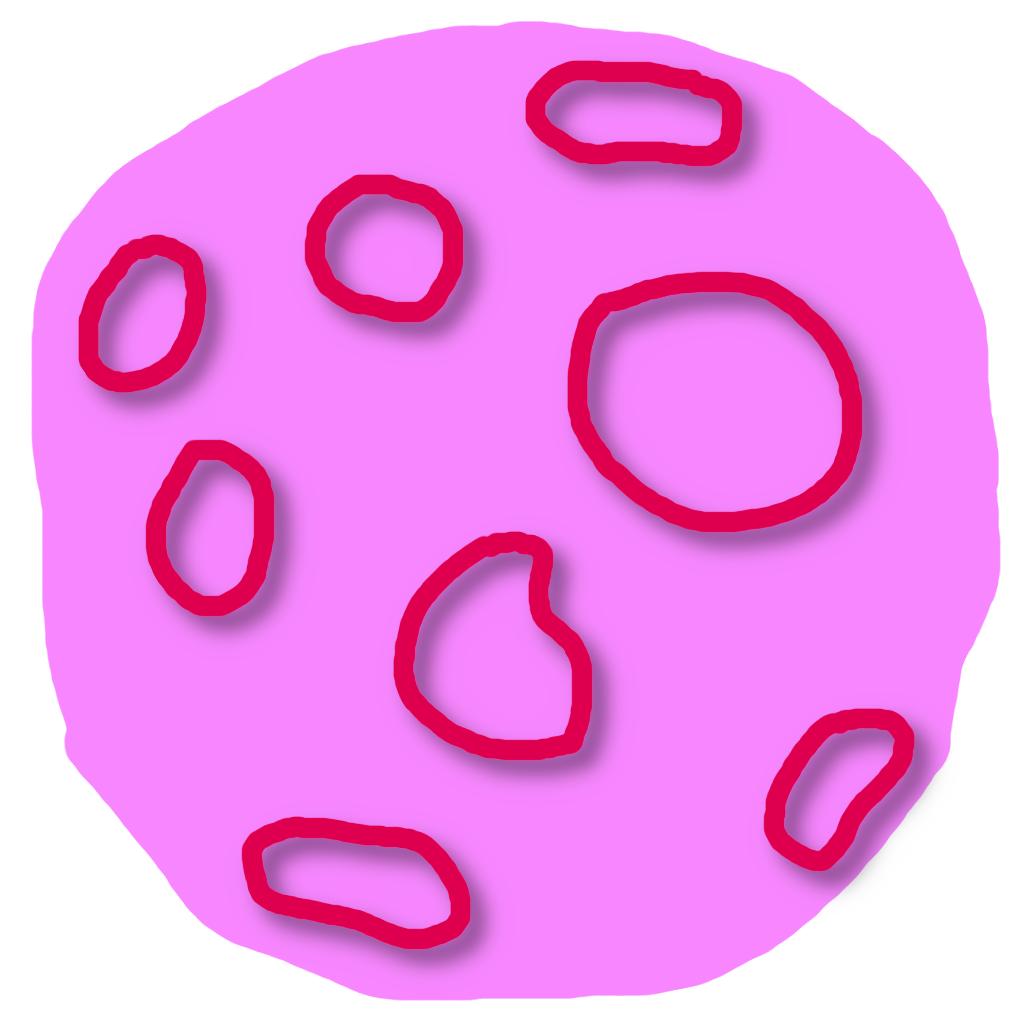
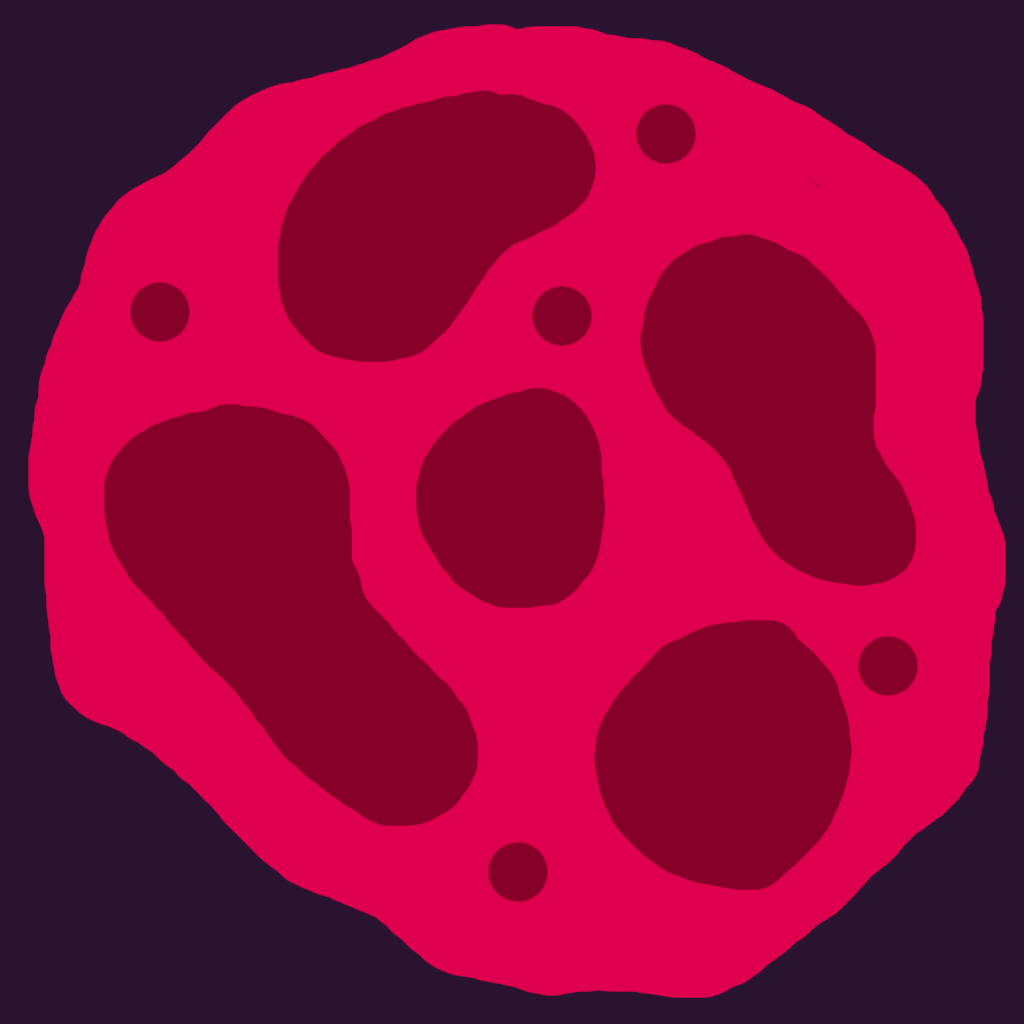
Layered file, before and after one edit (1024x1024). Changes by layer:
renamed "holes" to "asteroid holes", painted on it over [62, 44, 959, 994]
renamed "asteorid" to "asteroid", painted on it over [28, 21, 1006, 1001]
showed "Background", painted on it over [0, 0, 1024, 1024]
